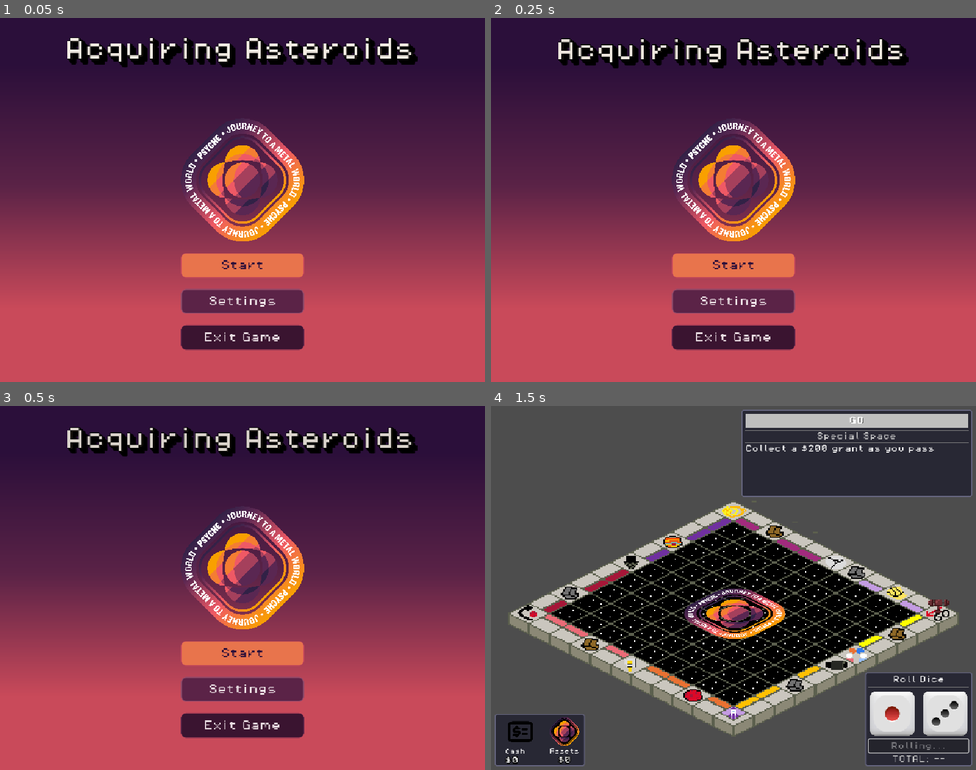
Above: before the commit, frames 1-4 (two rows, left to right).
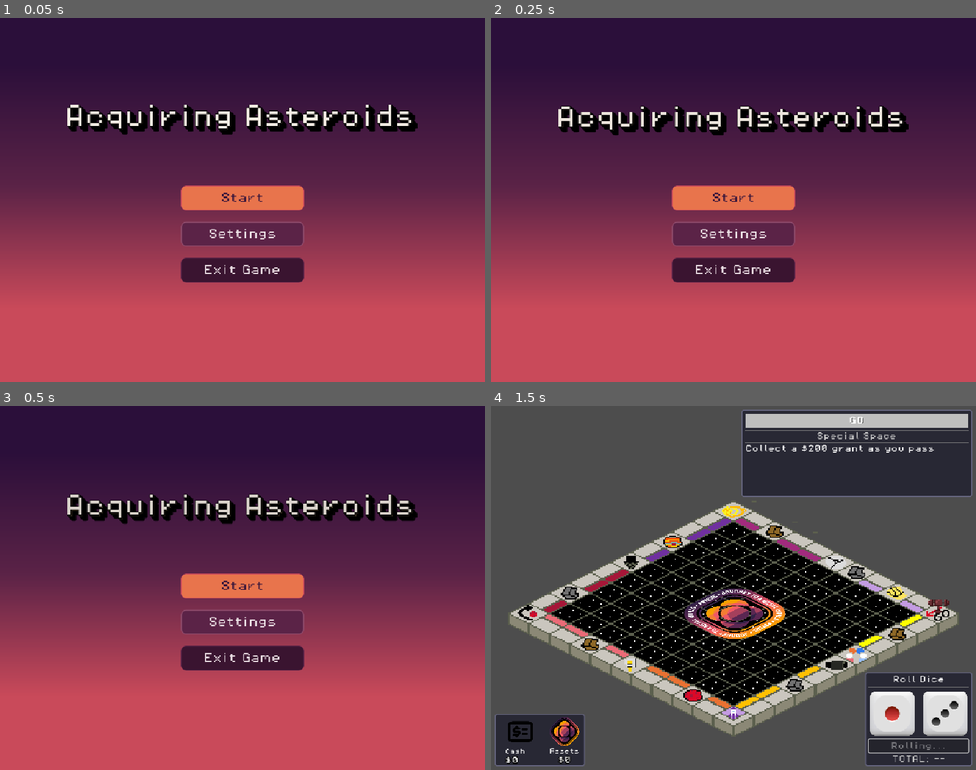
Above: after the commit, the same moments.

Repository: MissionToPsyche-Platinum/platinum_24d_game_psycheopoly-psb
Game: Godot game, scene res://scenes/StartMenu.tscn
Same seed, same stepped clock (60 frames per second), same inputs: the game is played once before the commit and once after it.
Inputs:
- Up to frame 1 (0.05 s): no input
- Up to frame 2 (0.25 s): no input
- Up to frame 3 (0.5 s): no input
- Up to frame 4 (1.5 s): click "Start" at 0.5 s; click "Roll" at 1.25 s

The runs differ from the first frame. In frame 1, 18% of the frame differs, in the area x 13-87%, y 5-92%; in frame 2, 18%; in frame 3, 18%; in frame 4, nothing differs.

Commit message:
Hid Logo Start Menu

Diff:
--- a/scenes/StartMenu.tscn
+++ b/scenes/StartMenu.tscn
@@ -338,7 +338,9 @@
 pivot_offset = Vector2(100, 100)
 theme_override_colors/font_color = Color(0.35686275, 0.22745098, 0.11764706, 1)
 theme_override_font_sizes/font_size = 36
-text = "Acquiring Asteroids\n\n"
+text = "Acquiring Asteroids
+
+"
 label_settings = SubResource("LabelSettings_kcs48")
 horizontal_alignment = 1
 vertical_alignment = 1
@@ -360,7 +362,9 @@
 pivot_offset = Vector2(80, 80)
 theme_override_colors/font_color = Color(0.60784316, 0.43529412, 0.24705882, 1)
 theme_override_font_sizes/font_size = 36
-text = "Acquiring Asteroids\n\n"
+text = "Acquiring Asteroids
+
+"
 label_settings = SubResource("LabelSettings_cp7se")
 horizontal_alignment = 1
 vertical_alignment = 1
@@ -382,7 +386,9 @@
 pivot_offset = Vector2(60, 60)
 theme_override_colors/font_color = Color(0.7882353, 0.6627451, 0.47843137, 1)
 theme_override_font_sizes/font_size = 36
-text = "Acquiring Asteroids\n\n"
+text = "Acquiring Asteroids
+
+"
 label_settings = SubResource("LabelSettings_aso40")
 horizontal_alignment = 1
 vertical_alignment = 1
@@ -403,13 +409,16 @@
 grow_vertical = 2
 theme_override_colors/font_color = Color(0.95686275, 0.92941177, 0.89411765, 1)
 theme_override_font_sizes/font_size = 36
-text = "Acquiring Asteroids\n\n"
+text = "Acquiring Asteroids
+
+"
 label_settings = SubResource("LabelSettings_cuvp2")
 horizontal_alignment = 1
 vertical_alignment = 1
 script = ExtResource("3_cp7se")
 
 [node name="Logo" type="TextureRect" parent="CenterBox/Menu"]
+visible = false
 layout_mode = 2
 texture = ExtResource("2_logo")
 expand_mode = 5
@@ -471,7 +480,9 @@
 
 [node name="DifficultyLabel" type="Label" parent="SettingsPopUp/Center/Box/DifficultyRow"]
 layout_mode = 2
-text = "Computer Difficulty\n\n"
+text = "Computer Difficulty
+
+"
 horizontal_alignment = 2
 
 [node name="DifficultyOption" type="OptionButton" parent="SettingsPopUp/Center/Box/DifficultyRow"]
